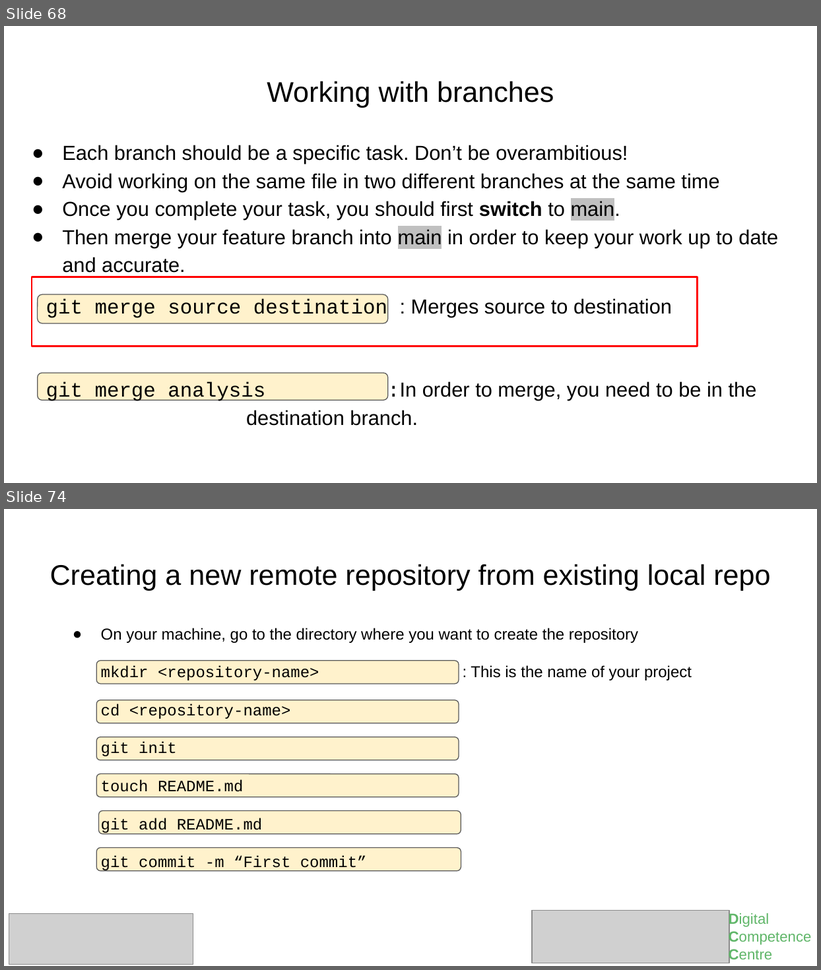
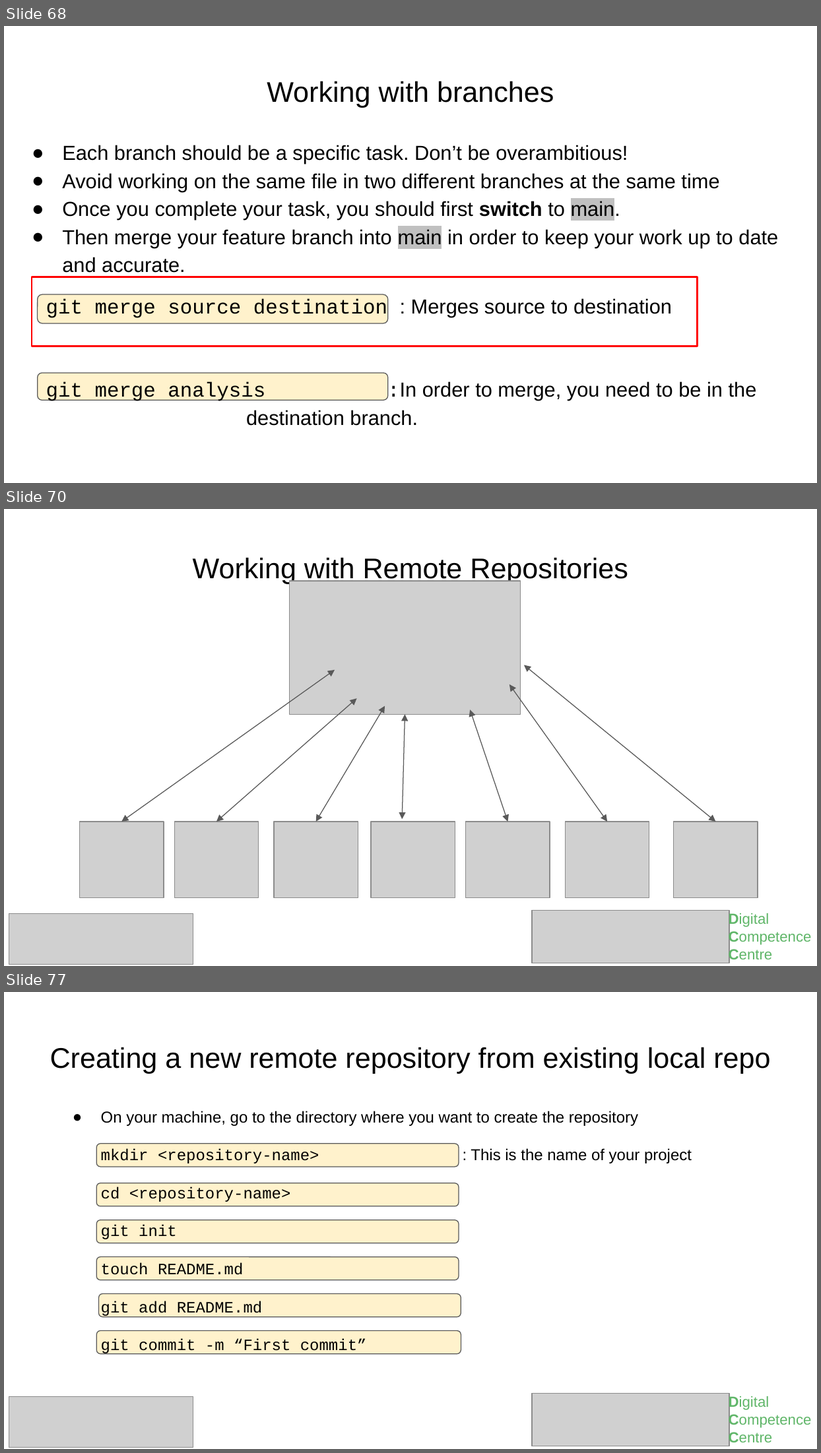
Before and after one commit to RUG-DCC-Research-Software/introduction_to_git_github, a slide deck: 07102025-Introduction_to_git_kapteyn.pptx. Shown one above the other, each under a label of ours: slides 68 and 74 before the commit, slides 68, 70 and 77 after it; the slides between them are not shown. The pictures are 821x970 and 821x1453 pixels, drawn with LibreOffice and Linux fonts; fonts in the diff are those of the drawing; grey boxes stand for pictures. Boxes give left, top, right and bottom in pixels: in the first picture for what was removed or moved away, otherwise in the second. Text is boxed around its words. In the diff, an @@ line names an element or a change of style, - is before the commit and + after.

```diff
--- a/07102025-Introduction_to_git_kapteyn.pptx
+++ b/07102025-Introduction_to_git_kapteyn.pptx
@@ slide 70 added at bbox=[4, 509, 817, 966], background #FFFFFF @@
@@ title added at bbox=[193, 557, 628, 584], 25.2 pt, text #000000 @@
+Working with Remote Repositories
@@ picture added at bbox=[289, 582, 520, 715] @@
@@ double arrow added from (524, 665) to (715, 822), #595959 0.75 pt @@
@@ double arrow added from (335, 670) to (122, 822), #595959 0.75 pt @@
@@ double arrow added from (510, 685) to (607, 822), #595959 0.75 pt @@
@@ double arrow added from (357, 698) to (217, 822), #595959 0.75 pt @@
@@ double arrow added from (385, 706) to (316, 822), #595959 0.75 pt @@
@@ double arrow added from (405, 715) to (403, 820), #595959 0.75 pt @@
@@ double arrow added from (470, 710) to (508, 822), #595959 0.75 pt @@
@@ picture added at bbox=[80, 822, 163, 898] @@
@@ picture added at bbox=[175, 822, 259, 898] @@
@@ picture added at bbox=[274, 822, 358, 898] @@
@@ picture added at bbox=[371, 822, 455, 898] @@
@@ picture added at bbox=[466, 822, 550, 898] @@
@@ picture added at bbox=[565, 822, 649, 898] @@
@@ picture added at bbox=[674, 822, 758, 898] @@
@@ picture added at bbox=[9, 914, 193, 964] @@
@@ picture added at bbox=[532, 911, 729, 964] @@
@@ text added at bbox=[729, 912, 812, 963], 13 pt, text #60B669 @@
+Digital
+Competence
+Centre
@@ what was slide 74 is now slide 77 @@
```
Also in this commit, not shown: 12 slides changed, 2 other slides added.
